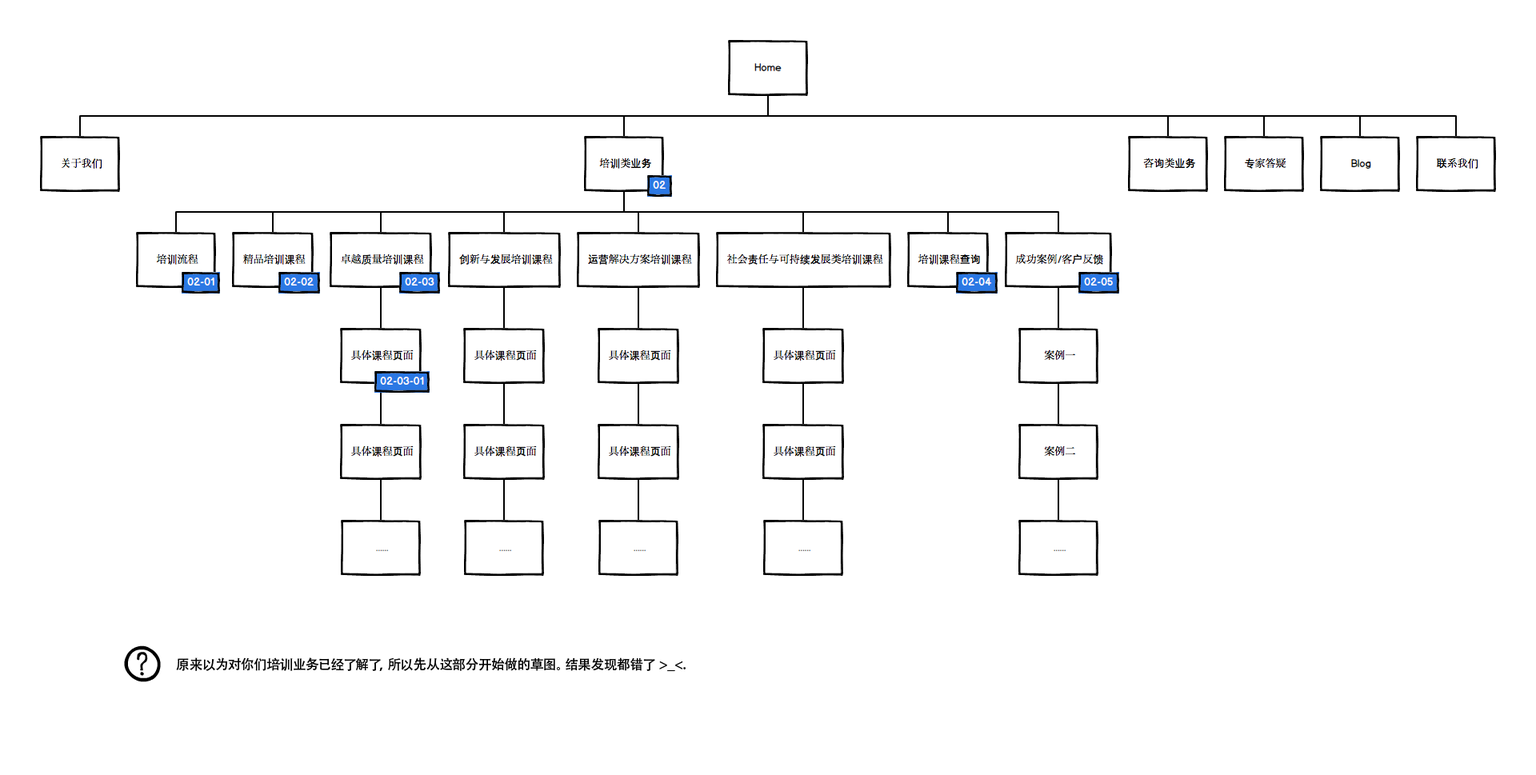
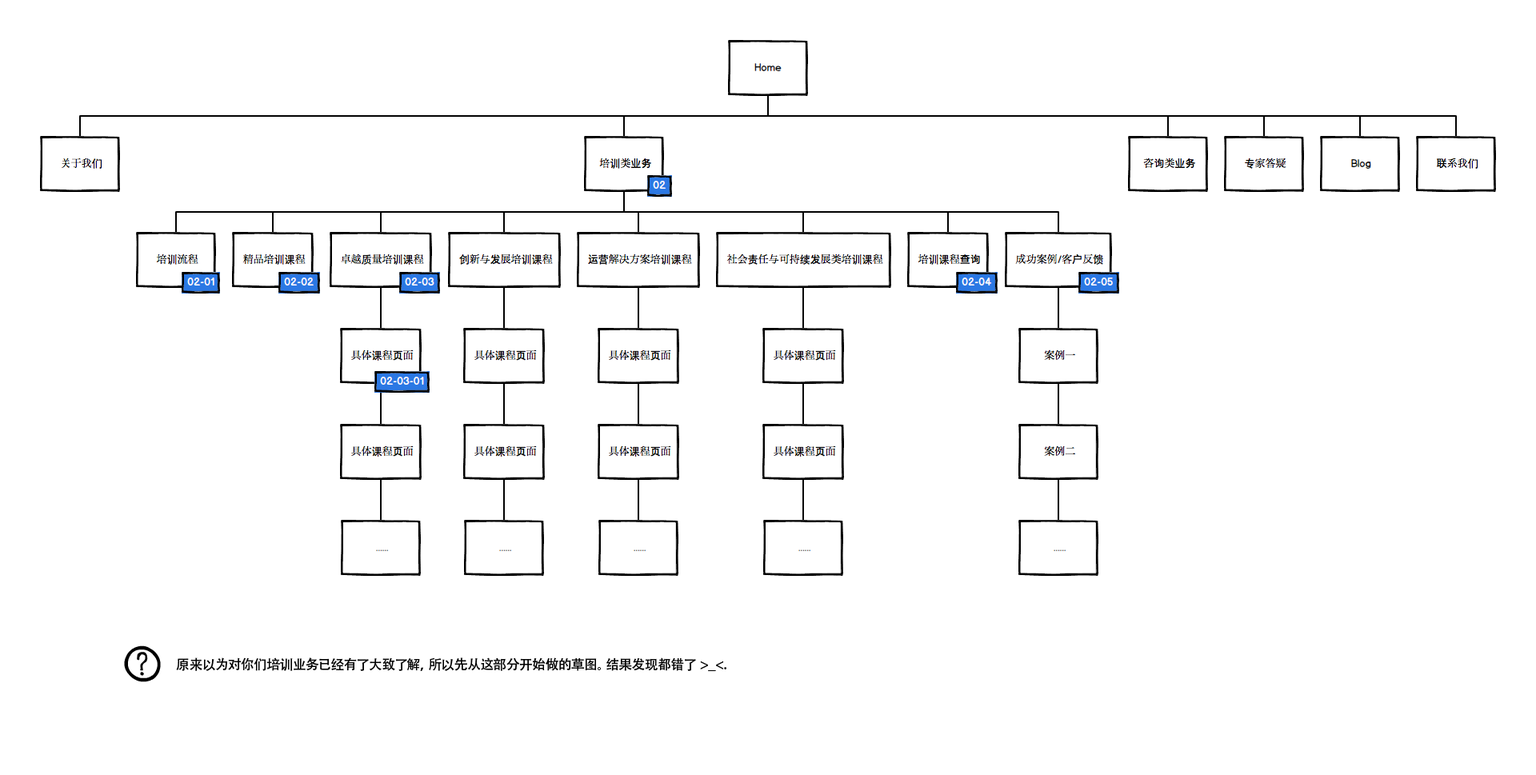
Layer changes from the first 1536 × 775 image to the second:
renamed "原来以为对你们培训业务已经了解了，所以先从这部分开始做的草图。结果发现都错了 >_<." to "原来以为对你们培训业务已经有了大致了解，所以先从这部分开始做的草图。结果发现都错了 >_<.", painted on it over [344, 657, 727, 673]
